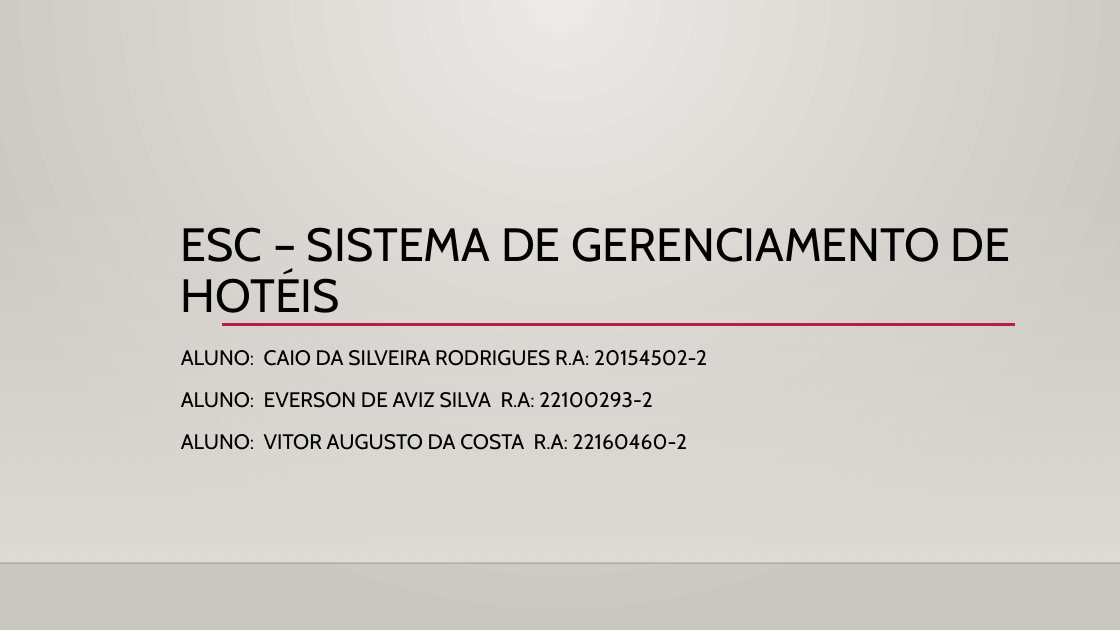
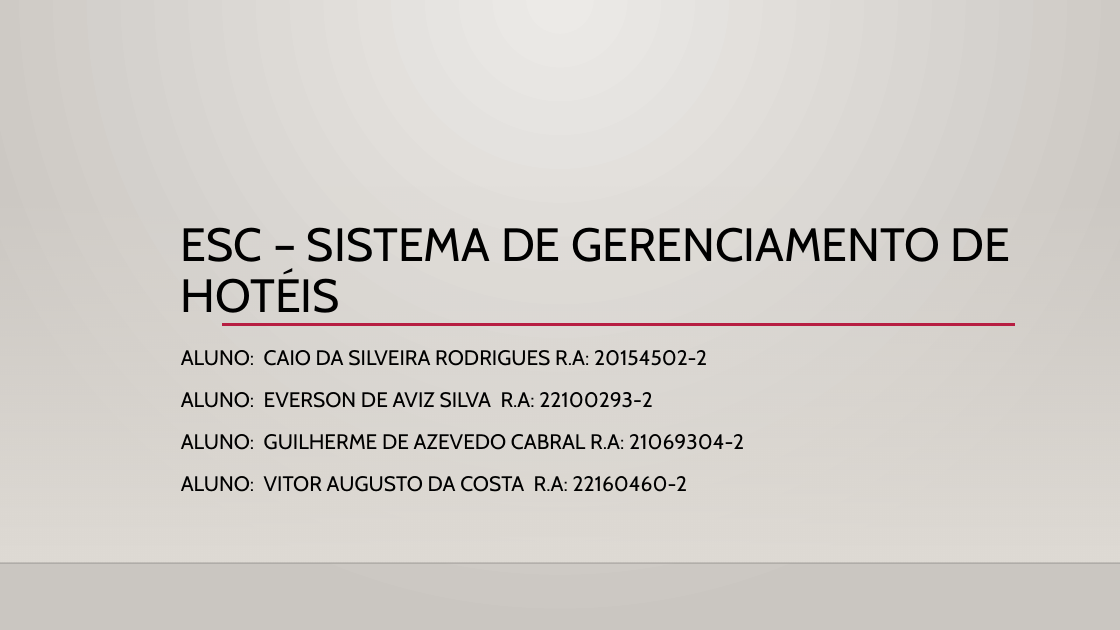
Before and after one commit to Esc-Sistema-de-Gerenciamento-de-Hoteis/Apresentacoes, a slide deck: slide 1 of ESC - Sistema de Gerenciamento de Hoteis.pptx. Drawn at 1120x630 pixels with LibreOffice and Linux fonts; fonts in the diff are those of the drawing; background and template pictures are left out. Boxes give left, top, right and bottom in pixels: in the first picture for what was removed or moved away, otherwise in the second. Text is boxed around its words. In the diff, an @@ line names an element or a change of style, - is before the commit and + after.

```diff
--- a/ESC - Sistema de Gerenciamento de Hoteis.pptx
+++ b/ESC - Sistema de Gerenciamento de Hoteis.pptx
@@ subtitle at <box>181,434,744,450</box>: paragraph added @@
+ALUNO: GUILHERME DE AZEVEDO CABRAL R.A: 21069304-2
```
Also in this commit, not shown: 2 other slides changed, 1 slide added, 3 slides removed, 3 other files.
